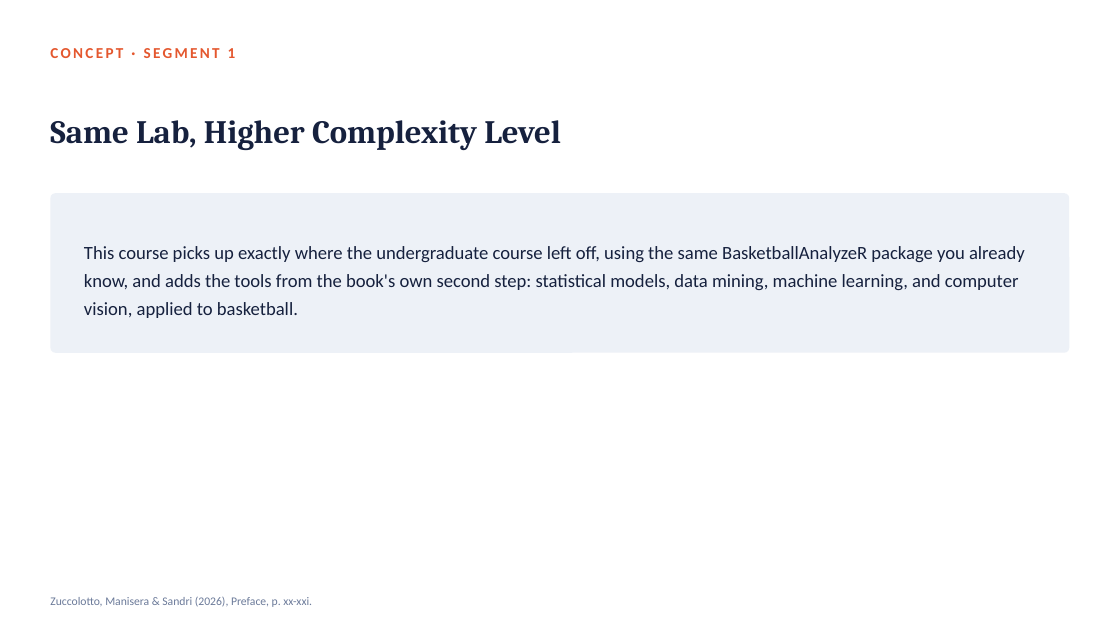
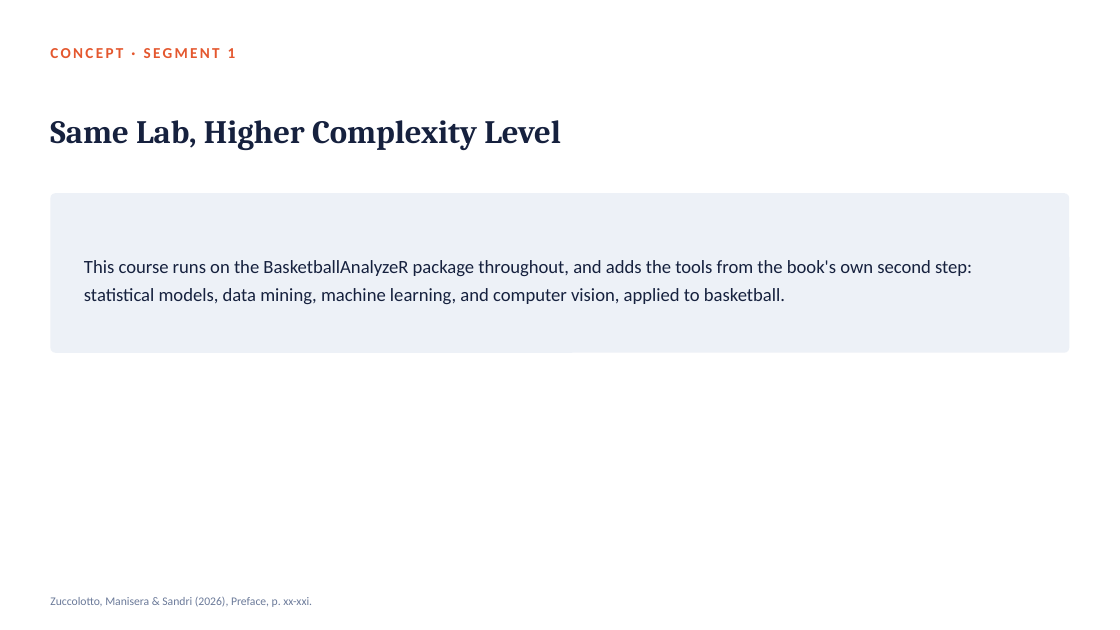
Before and after one commit to fmurital/Teaching-Curriculum, a slide deck: slide 5 of Sports-Analytics-Graduate/01_Getting_Started_with_Advanced_Basketball_Analytics/Lecture_Slides/Module01_Getting_Started_with_Advanced_Basketball_Analytics.pptx. Drawn at 1120x630 pixels with LibreOffice and Linux fonts; fonts in the diff are those of the drawing. Boxes give left, top, right and bottom in pixels: in the first picture for what was removed or moved away, otherwise in the second. Text is boxed around its words. In the diff, an @@ line names an element or a change of style, - is before the commit and + after.

Commit message:
Correct graduate course: build syllabus/schedule/admin, switch to course-wide Assignments/Midterm/Final structure, remove per-module homework, fix video policy and cross-course references in Modules 1-2

```diff
--- a/Sports-Analytics-Graduate/01_Getting_Started_with_Advanced_Basketball_Analytics/Lecture_Slides/Module01_Getting_Started_with_Advanced_Basketball_Analytics.pptx
+++ b/Sports-Analytics-Graduate/01_Getting_Started_with_Advanced_Basketball_Analytics/Lecture_Slides/Module01_Getting_Started_with_Advanced_Basketball_Analytics.pptx
@@ text at (84, 260, 972, 304): text changed @@
-This course picks up exactly where the undergraduate course left off, using the same BasketballAnalyzeR package you already know, and adds the tools from the book's own second step: statistical models, data mining, machine learning, and computer vision, applied to basketball.
+This course runs on the BasketballAnalyzeR package throughout, and adds the tools from the book's own second step: statistical models, data mining, machine learning, and computer vision, applied to basketball.
```
Also in this commit, not shown: 7 other slides changed, 3 slides removed, 16 other files.
